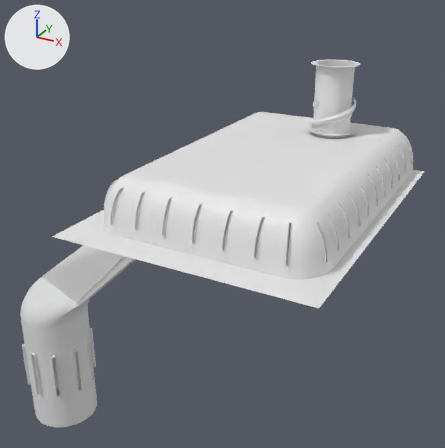
A saved change to the FBX model Assets/McGirr_Assets/room_2_UVs_nosolo.fbx.
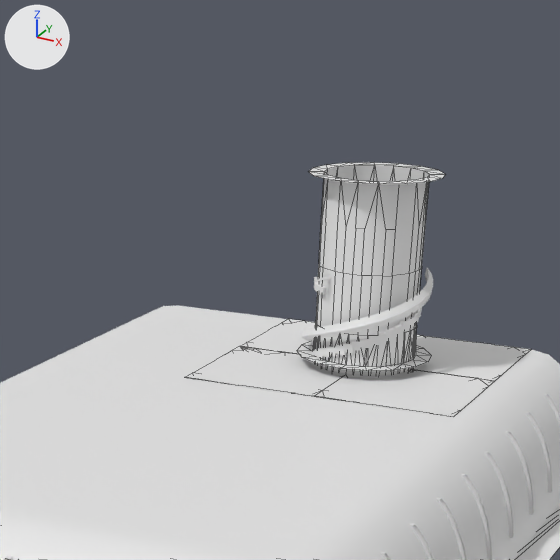
The first picture shows the older version from a 50 mm camera at (140.0, -434.0, 170.0) aimed at (-88.0, -19.0, -38.0). The close-ups show both versions on the part from 44% to 91% of the width and 0% to 46% of the height of that picture; other places that the commit changed are outside them. The axes (+X, +Y, +Z) are drawn at upper left. The lights are the same throughout. The close-ups show mesh edges as thin lines. Where no turn or scale is listed for an object, it has been applied to the vertices. Vertices at the same position are counted once.

The scene before the commit, as lines of its bpy script (objects in view):
```python
me_object_1_004 = bpy.data.meshes.new('object_1.004')
me_object_1_004.from_pydata(...)  # 148 vertices, 168 faces; spans x -39.8..-0.2, y 20.2..59.8, z 38.5..91.2
me_object_1_004.materials.append(mat_default_obj_007)  # white #e7e7e7
me_outer_rail = bpy.data.meshes.new('outer_rail')
me_outer_rail.from_pydata(...)  # 599 vertices, 760 faces; spans x -38.7..-1.3, y 21.3..58.6, z 0.6..64.0
me_outer_rail.materials.append(mat_default_obj_010)  # white #e7e7e7
me_roof = bpy.data.meshes.new('roof')
me_roof.from_pydata(...)  # 6124 vertices, 5076 faces; spans x -122.0..42.0, y -145.0..80.0, z -2.0..36.0
me_roof.materials.append(mat_default_obj_004)  # white #e7e7e7
ob_outer_rail = bpy.data.objects.new('outer_rail', me_outer_rail)
ob_outer_rail.location = (0.0, 0.0, 0.0)
ob_roof = bpy.data.objects.new('roof', me_roof)
ob_roof.location = (0.0, 0.0, 0.0)
ob_top_tunnel = bpy.data.objects.new('top_tunnel', me_object_1_004)
ob_top_tunnel.location = (0.0, 0.0, 0.0)
# also in view: 'top_tunnel_collar' at (-20.0, 40.0, 39.0); 'spiral_stair' at (-20.0, 40.0, 29.0); 'floor' at (-42.0, -40.0, -6.0)
```
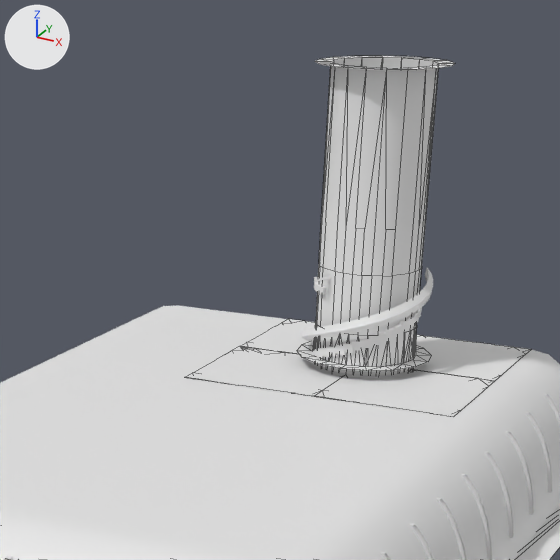
What changed in the scene script:
```text
Change me_object_1_004:
    where me_object_1_004.from_pydata(...)  # 148 vertices, 168 faces; spans x -39.8..-0.2, y 20.2..59.8, z 38.5..91.2
    used by ob_top_tunnel; location = (0.0, 0.0, 0.0)
    me_object_1_004 part 1: all 32 vertices in x -39.3..-0.7, y 20.7..59.3, z 91.2 are moved by (0.0, 0.0, 30.1)
```

Location of each change, (x1, y1, x2, y2) in pixels of the close-ups (560 x 560 px; the box of a moved part takes in the faces that stretch with it):
'top_tunnel', reshaped (7% wider, 50% taller)
    before: (297, 162, 445, 371)
    after: (297, 56, 455, 371)
part 1 of me_object_1_004, moved or reshaped
    before: (309, 162, 445, 230)
    after: (315, 56, 455, 230)
